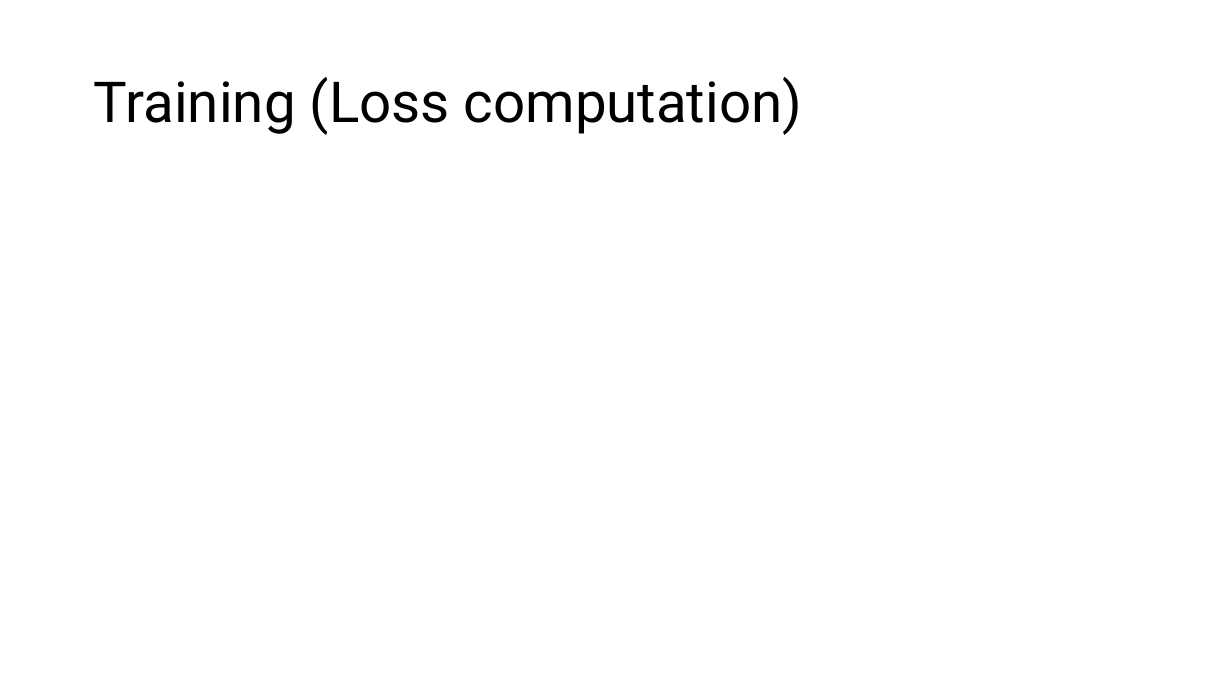
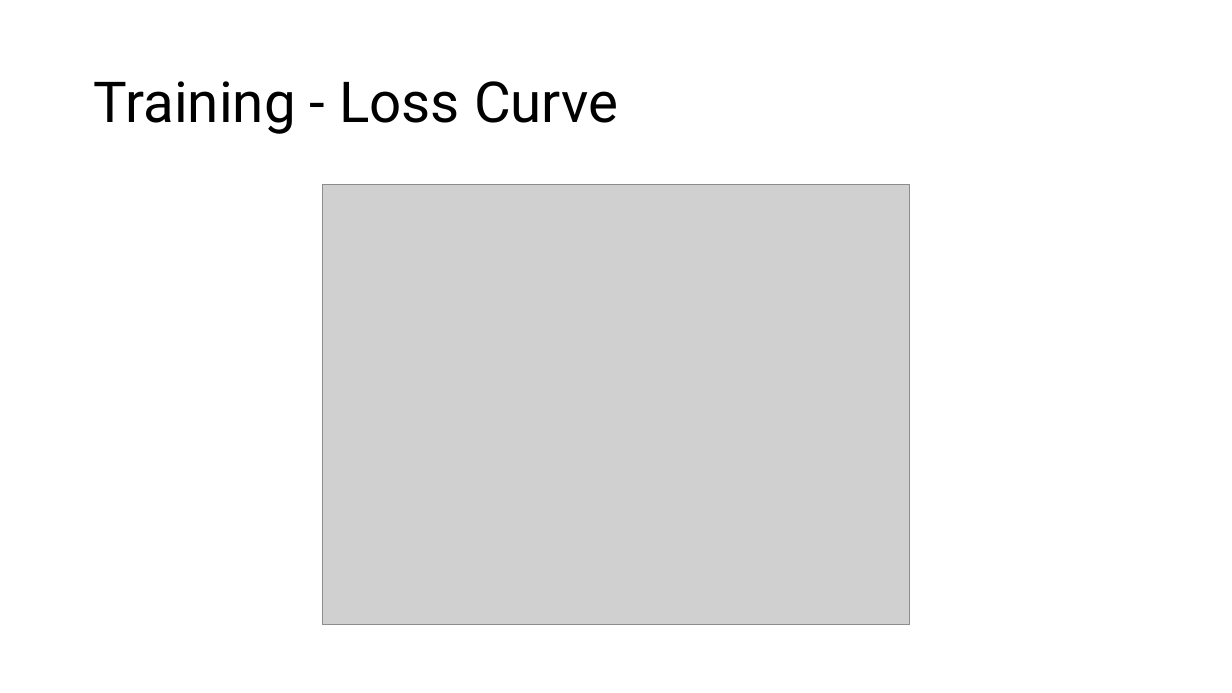
Before and after one commit to pals-ucb/privacy-ner-att, a slide deck: slide 7 of docs/final_presentation.pptx (slide 8 before the commit). Drawn at 1232x693 pixels with LibreOffice and Linux fonts; fonts in the diff are those of the drawing; grey boxes stand for pictures. Boxes give left, top, right and bottom in pixels: in the first picture for what was removed or moved away, otherwise in the second. Text is boxed around its words. In the diff, an @@ line names an element or a change of style, - is before the commit and + after.

Commit message:
Updated slides commit

```diff
--- a/docs/final_presentation.pptx
+++ b/docs/final_presentation.pptx
@@ title at (94, 81, 618, 134): text changed @@
-Training (Loss computation)
+Training - Loss Curve
@@ picture added at (323, 185, 909, 625) @@
```
Also in this commit, not shown: 2 other slides changed, 3 slides added, 3 slides removed.
